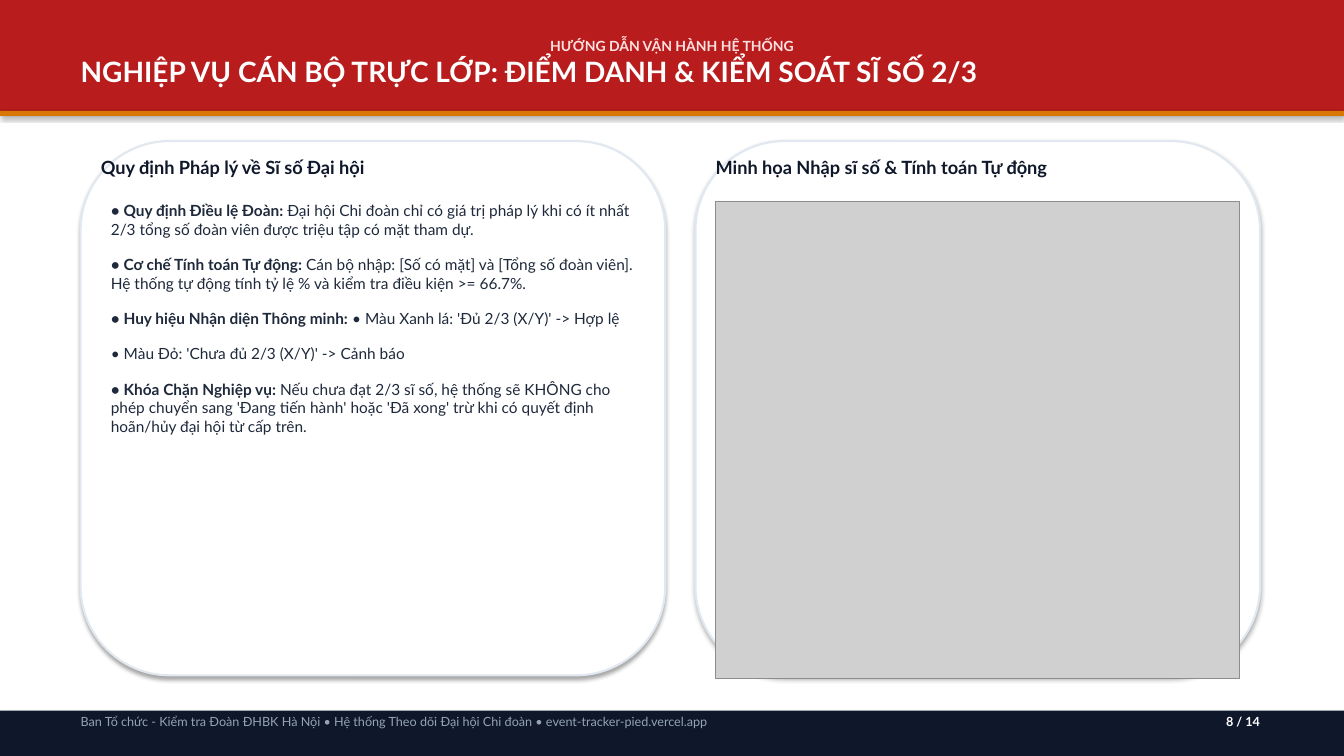
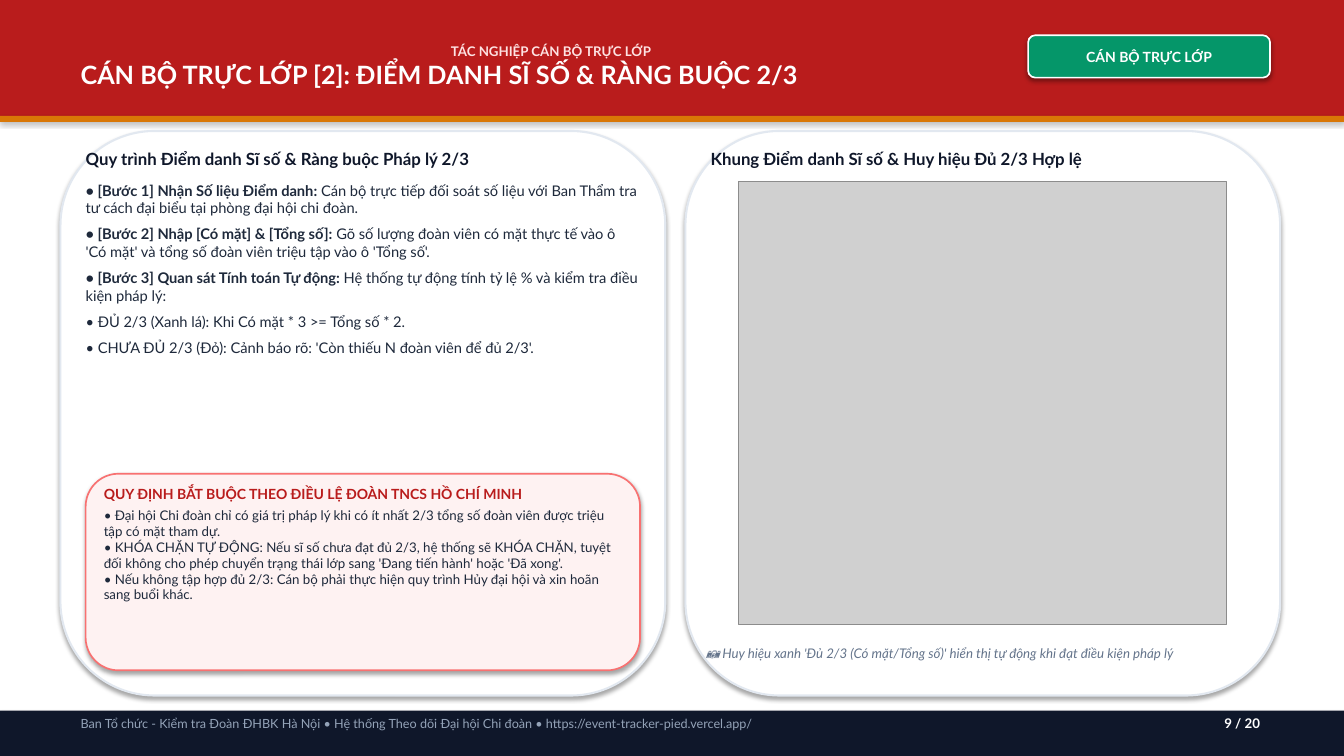
Before and after one commit to phamvietbach2006-max/Event-tracker, a slide deck: slide 9 of Huong_Dan_Su_Dung_He_Thong_Theo_Doi_Dai_Hoi.pptx (slide 8 before the commit). Drawn at 1344x756 pixels with LibreOffice and Linux fonts; fonts in the diff are those of the drawing; grey boxes stand for pictures. Boxes give left, top, right and bottom in pixels: in the first picture for what was removed or moved away, otherwise in the second. Text is boxed around its words. In the diff, an @@ line names an element or a change of style, - is before the commit and + after.

Commit message:
docs: rebuild 20-slide training presentation with role-based guidance, real UI screenshots, and PWA setup

```diff
--- a/Huong_Dan_Su_Dung_He_Thong_Theo_Doi_Dai_Hoi.pptx
+++ b/Huong_Dan_Su_Dung_He_Thong_Theo_Doi_Dai_Hoi.pptx
@@ rectangle "TÁC NGHIỆP CÁN BỘ TRỰC ...": place and size @@
-rectangle "TÁC NGHIỆP CÁN BỘ TRỰC ..." at [0,0,1344,111]
+rectangle "TÁC NGHIỆP CÁN BỘ TRỰC ..." at [0,0,1344,116]
@@ text in rectangle at [81,44,798,88]: text changed; size 20 to 18 pt @@
-HƯỚNG DẪN VẬN HÀNH HỆ THỐNG
-NGHIỆP VỤ CÁN BỘ TRỰC LỚP: ĐIỂM DANH & KIỂM SOÁT SĨ SỐ 2/3
+TÁC NGHIỆP CÁN BỘ TRỰC LỚP
+CÁN BỘ TRỰC LỚP [2]: ĐIỂM DANH SĨ SỐ & RÀNG BUỘC 2/3
@@ rounded rectangle added at [1028,35,1270,78], fill #059669, outline #FFFFFF 1.2 pt, 10 pt, text #FFFFFF, bold @@
+CÁN BỘ TRỰC LỚP
@@ rectangle: place and size @@
-rectangle at [0,111,1344,116]
+rectangle at [0,116,1344,122]
@@ rounded rectangle: place and size @@
-rounded rectangle at [81,141,665,676]
+rounded rectangle at [60,131,665,696]
@@ rounded rectangle: place and size @@
-rounded rectangle at [696,141,1260,676]
+rounded rectangle at [686,131,1280,696]
@@ text at [86,151,469,168]: text changed; size 13 to 12 pt @@
-Quy định Pháp lý về Sĩ số Đại hội
+Quy trình Điểm danh Sĩ số & Ràng buộc Pháp lý 2/3
@@ text added at [711,151,1082,168], 12 pt, text #0F172A, bold @@
+Khung Điểm danh Sĩ số & Huy hiệu Đủ 2/3 Hợp lệ
@@ text removed at [716,159,1048,178] @@
-Minh họa Nhập sĩ số & Tính toán Tự động
@@ text added at [86,184,638,355], 10.5 pt, text #1E293B @@
+• [Bước 1] Nhận Số liệu Điểm danh: Cán bộ trực tiếp đối soát số liệu với Ban Thẩm tra tư cách đại biểu tại phòng đại hội chi đoàn.
+• [Bước 2] Nhập [Có mặt] & [Tổng số]: Gõ số lượng đoàn viên có mặt thực tế vào ô 'Có mặt' và tổng số đoàn viên triệu tập vào ô 'Tổng số'.
+• [Bước 3] Quan sát Tính toán Tự động: Hệ thống tự động tính tỷ lệ % và kiểm tra điều kiện pháp lý:
+• ĐỦ 2/3 (Xanh lá): Khi Có mặt * 3 >= Tổng số * 2.
+• CHƯA ĐỦ 2/3 (Đỏ): Cảnh báo rõ: 'Còn thiếu N đoàn viên để đủ 2/3'.
@@ picture: place and size @@
-picture at [716,202,1240,679]
+picture at [739,181,1227,625]
@@ rounded rectangle added at [86,474,640,670], fill #FEF2F2, outline #F87171 1.2 pt @@
@@ text at [104,487,611,602]: text changed; size 11 to 9.5 pt @@
-• Quy định Điều lệ Đoàn: Đại hội Chi đoàn chỉ có giá trị pháp lý khi có ít nhất 2/3 tổng số đoàn viên được triệu tập có mặt tham dự.
-• Cơ chế Tính toán Tự động: Cán bộ nhập: [Số có mặt] và [Tổng số đoàn viên]. Hệ thống tự động tính tỷ lệ % và kiểm tra điều kiện >= 66.7%.
-• Huy hiệu Nhận diện Thông minh: • Màu Xanh lá: 'Đủ 2/3 (X/Y)' -> Hợp lệ
-• Màu Đỏ: 'Chưa đủ 2/3 (X/Y)' -> Cảnh báo
-• Khóa Chặn Nghiệp vụ: Nếu chưa đạt 2/3 sĩ số, hệ thống sẽ KHÔNG cho phép chuyển sang 'Đang tiến hành' hoặc 'Đã xong' trừ khi có quyết định hoãn/hủy đại hội từ cấp trên.
+QUY ĐỊNH BẮT BUỘC THEO ĐIỀU LỆ ĐOÀN TNCS HỒ CHÍ MINH
+• Đại hội Chi đoàn chỉ có giá trị pháp lý khi có ít nhất 2/3 tổng số đoàn viên được triệu tập có mặt tham dự.
+• KHÓA CHẶN TỰ ĐỘNG: Nếu sĩ số chưa đạt đủ 2/3, hệ thống sẽ KHÓA CHẶN, tuyệt đối không cho phép chuyển trạng thái lớp sang 'Đang tiến hành' hoặc 'Đã xong'.
+• Nếu không tập hợp đủ 2/3: Cán bộ phải thực hiện quy trình Hủy đại hội và xin hoãn sang buổi khác.
@@ text added at [722,647,1173,661], 9.5 pt, text #64748B, italic @@
+📷 Huy hiệu xanh 'Đủ 2/3 (Có mặt/Tổng số)' hiển thị tự động khi đạt điều kiện pháp lý
@@ text at [81,717,752,730]: text changed @@
-Ban Tổ chức - Kiểm tra Đoàn ĐHBK Hà Nội • Hệ thống Theo dõi Đại hội Chi đoàn • event-tracker-pied.vercel.app
+Ban Tổ chức - Kiểm tra Đoàn ĐHBK Hà Nội • Hệ thống Theo dõi Đại hội Chi đoàn • https://event-tracker-pied.vercel.app/
@@ text added at [1224,718,1260,728], 9.5 pt, text #FFFFFF, bold @@
+9 / 20
@@ text removed at [1226,717,1260,726] @@
-8 / 14
```
Also in this commit, not shown: 3 other slides changed, 16 slides added, 10 slides removed, 1 other file.
